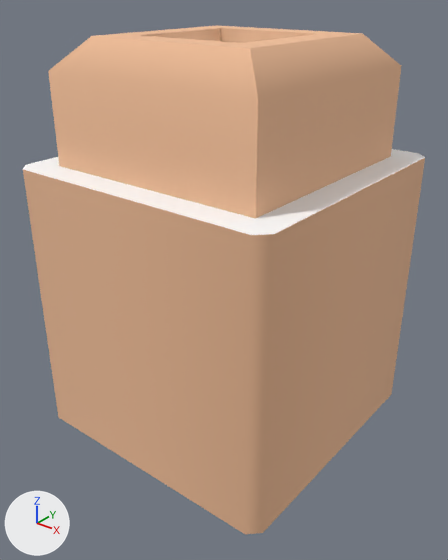
One commit to the glTF model assets/kenney/citycommercial/low-detail-building-n.glb: the scene before it, then after it.
Both versions are drawn from a camera (50 mm lens) standing at (0.641, -0.816, 0.778) and looking at (0.011, -0.029, 0.29). The lights are fixed; the arrows at lower left show +X, +Y and +Z. The older version comes first.

In view in the first picture: 'low-detail-building-n'.
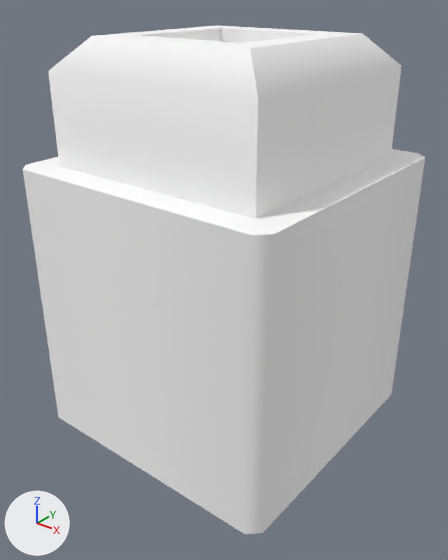
Diff of the bpy script that builds the scene:
```diff
--- a/assets/kenney/citycommercial/low-detail-building-n.glb.py
+++ b/assets/kenney/citycommercial/low-detail-building-n.glb.py
@@ mat_colormap_108 @@
+mat_colormap_108 = principled_material('colormap.108')
+mat_colormap_108.base_color = (1.0, 1.0, 1.0)  # white #ffffff
+mat_colormap_108.roughness = 1.0
@@ me_low_detail_building_n @@
 me_low_detail_building_n.from_pydata(...)  # 36 vertices, 62 faces; spans x -0.25..0.25, y -0.25..0.25, z 0.0..0.7
-me_low_detail_building_n.materials.append(mat_colormap)
+me_low_detail_building_n.materials.append(mat_colormap_108)  # white #ffffff
```

Where the change shows, as pixel boxes [x1, y1, x2, y2] in the pictures (448 x 560 px):
'low-detail-building-n', recoloured (lighter)
    both: [23, 25, 425, 534]
